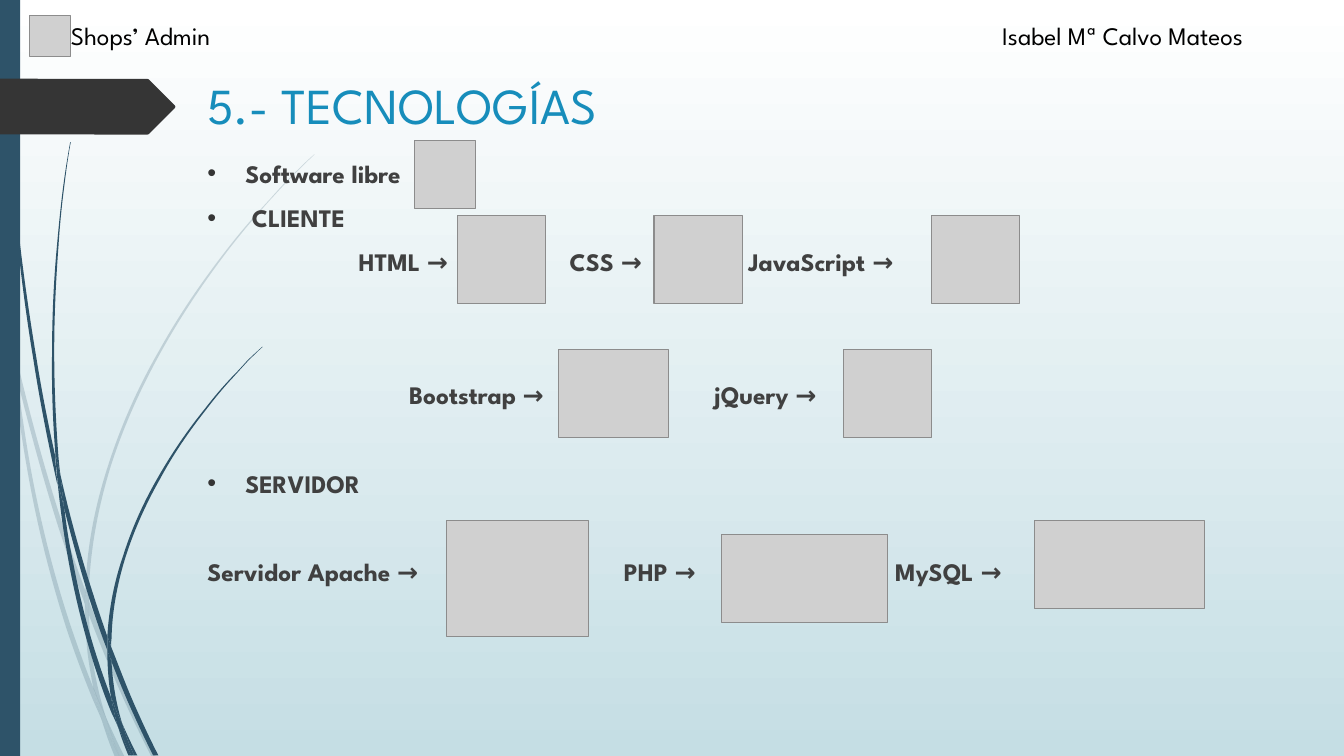
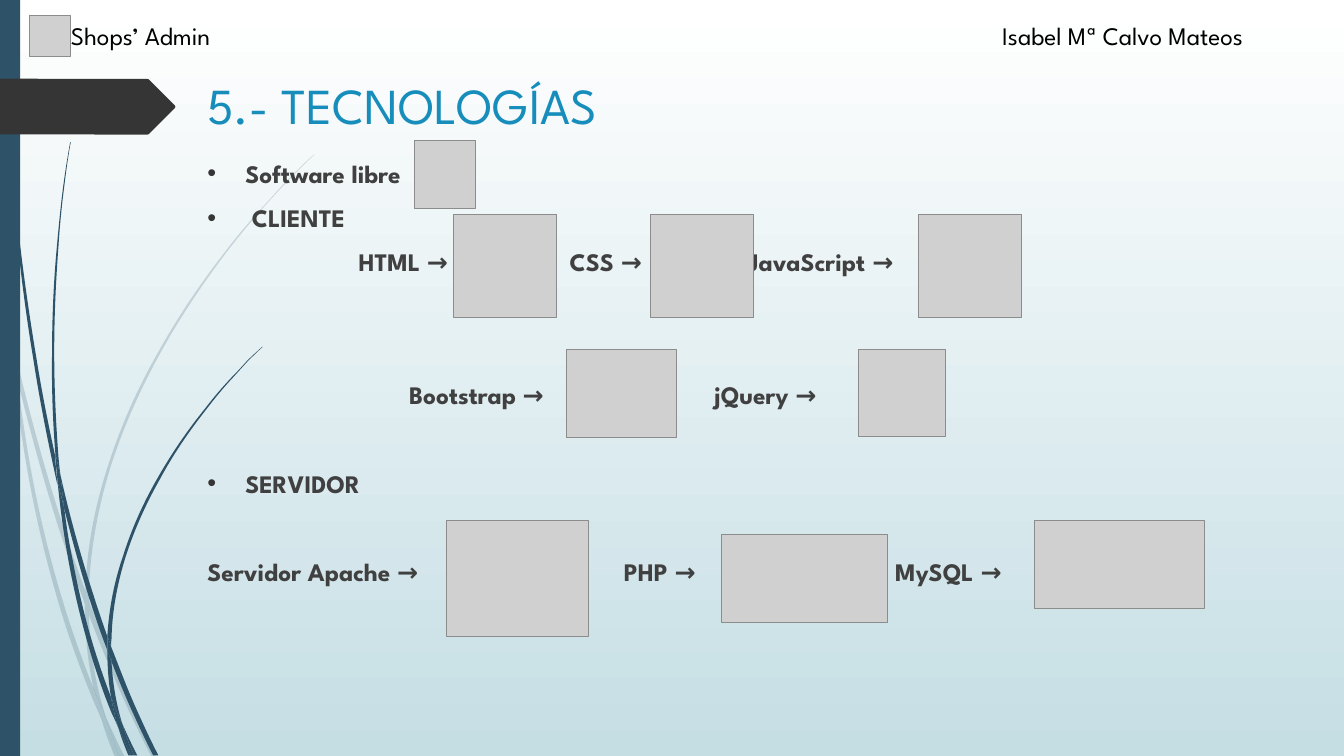
Before and after one commit to isacm94/Proyecto, a slide deck: slide 18 of Alumno/Defensa-Proyecto/Presentación.pptx. Drawn at 1344x756 pixels with LibreOffice and Linux fonts; fonts in the diff are those of the drawing; grey boxes stand for pictures. Boxes give left, top, right and bottom in pixels: in the first picture for what was removed or moved away, otherwise in the second. Text is boxed around its words. In the diff, an @@ line names an element or a change of style, - is before the commit and + after.

```diff
--- a/Alumno/Defensa-Proyecto/Presentación.pptx
+++ b/Alumno/Defensa-Proyecto/Presentación.pptx
@@ picture resized from (x1=458, y1=216, x2=545, y2=303) to (x1=454, y1=214, x2=557, y2=317) @@
@@ picture resized from (x1=654, y1=216, x2=742, y2=303) to (x1=651, y1=214, x2=754, y2=317) @@
@@ picture resized from (x1=932, y1=216, x2=1019, y2=303) to (x1=920, y1=214, x2=1022, y2=317) @@
@@ picture moved from (x1=559, y1=349, x2=668, y2=437) to (x1=567, y1=349, x2=677, y2=437) @@
@@ picture moved from (x1=844, y1=349, x2=932, y2=437) to (x1=859, y1=349, x2=947, y2=437) @@
```
Also in this commit, not shown: 10 other slides changed, 23 other files.
